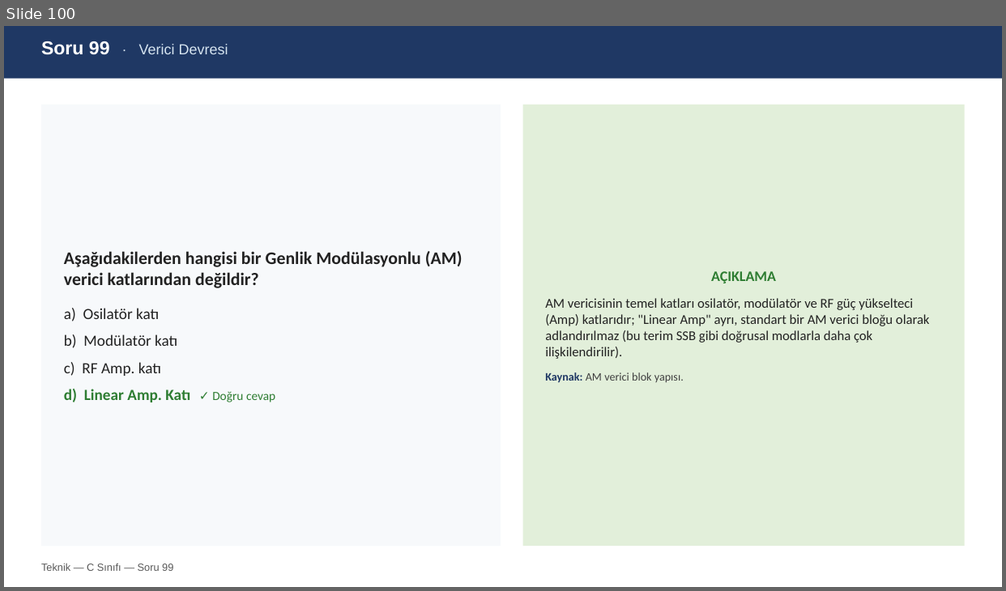
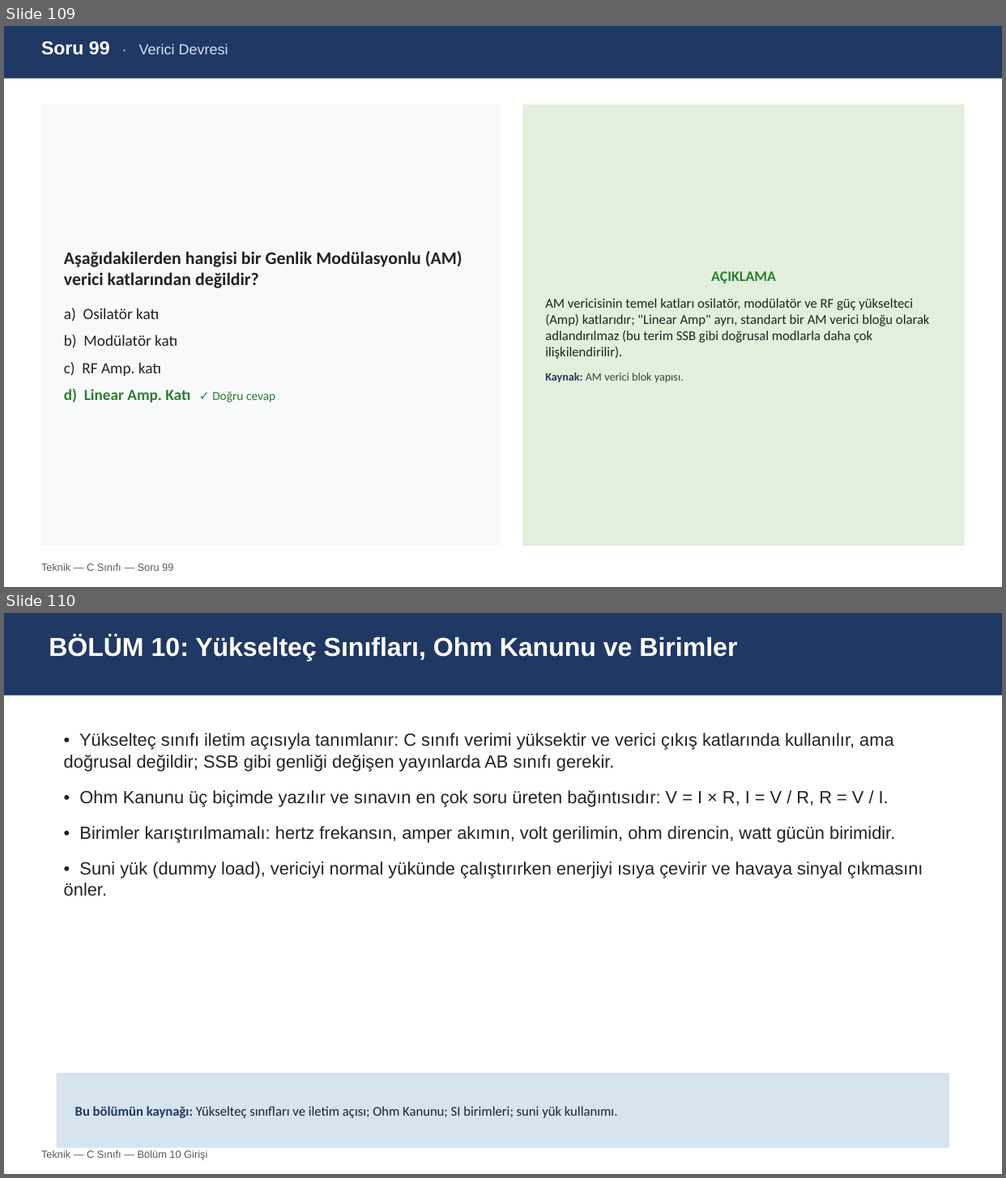
Before and after one commit to TA3HRJ/amator-telsiz-egitimi, a slide deck: Amator_Telsizcilik_C_Teknik_Sinav_Hazirlik_v1.0.pptx. Shown one above the other, each under a label of ours: slide 100 before the commit, slides 109 and 110 after it. The pictures are 1006x591 and 1006x1178 pixels, drawn with LibreOffice and Linux fonts; fonts in the diff are those of the drawing. Boxes give left, top, right and bottom in pixels: in the first picture for what was removed or moved away, otherwise in the second. Text is boxed around its words. In the diff, an @@ line names an element or a change of style, - is before the commit and + after.

```diff
--- a/Amator_Telsizcilik_C_Teknik_Sinav_Hazirlik_v1.0.pptx
+++ b/Amator_Telsizcilik_C_Teknik_Sinav_Hazirlik_v1.0.pptx
@@ slide 110 added at [4, 613, 1002, 1174], background #FFFFFF @@
@@ rectangle added at [4, 613, 1002, 696], fill #1F3864 @@
@@ text added at [49, 635, 737, 661], 25 pt, text #FFFFFF, bold @@
+BÖLÜM 10: Yükselteç Sınıfları, Ohm Kanunu ve Birimler
@@ text added at [64, 733, 923, 897], 17 pt, text #222222 @@
+• Yükselteç sınıfı iletim açısıyla tanımlanır: C sınıfı verimi yüksektir ve verici çıkış katlarında kullanılır, ama doğrusal değildir; SSB gibi genliği değişen yayınlarda AB sınıfı gerekir.
+• Ohm Kanunu üç biçimde yazılır ve sınavın en çok soru üreten bağıntısıdır: V = I × R, I = V / R, R = V / I.
+• Birimler karıştırılmamalı: hertz frekansın, amper akımın, volt gerilimin, ohm direncin, watt gücün birimidir.
+• Suni yük (dummy load), vericiyi normal yükünde çalıştırırken enerjiyi ısıya çevirir ve havaya sinyal çıkmasını önler.
@@ rectangle added at [57, 1073, 949, 1148], fill #D6E4F0, 13 pt, text #222222 @@
+Bu bölümün kaynağı: Yükselteç sınıfları ve iletim açısı; Ohm Kanunu; SI birimleri; suni yük kullanımı.
@@ text added at [41, 1150, 207, 1161], 10 pt, text #595959 @@
+Teknik — C Sınıfı — Bölüm 10 Girişi
@@ what was slide 100 is now slide 109 @@
```
Also in this commit, not shown: 11 other slides added, 5 other files.
